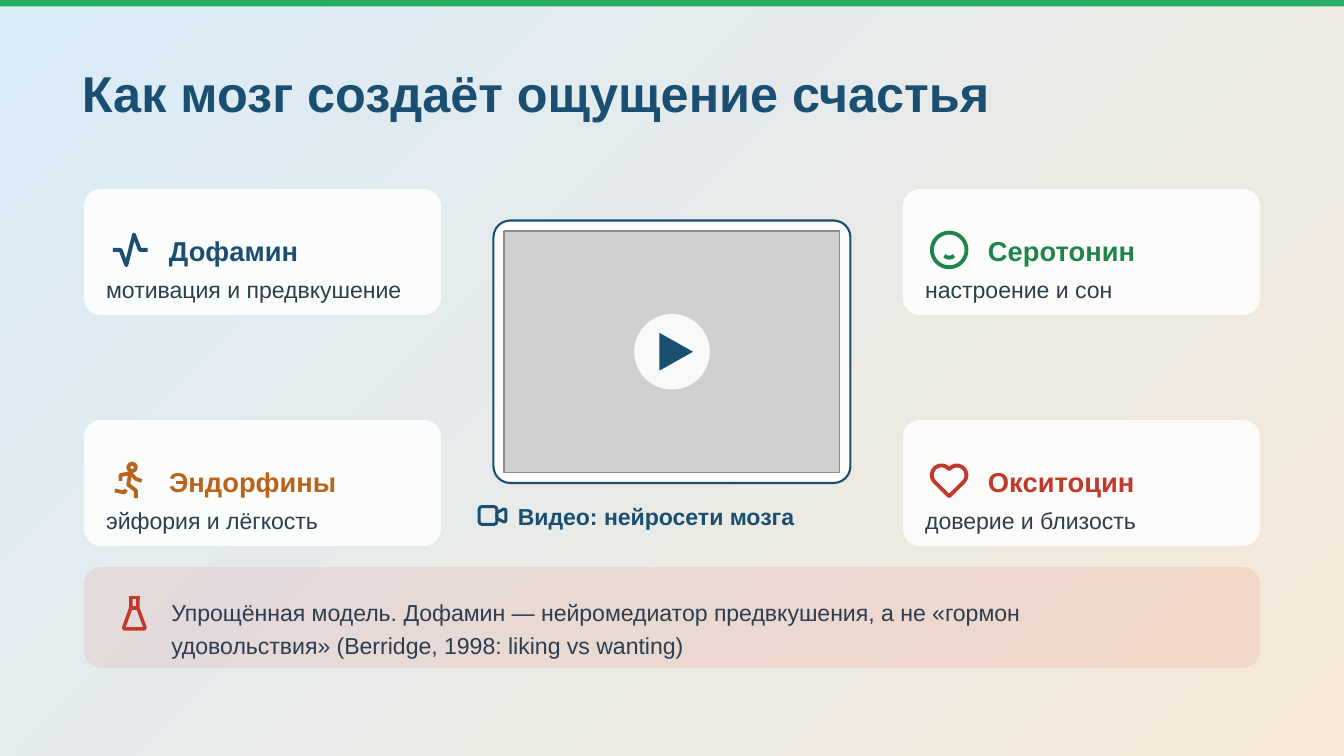
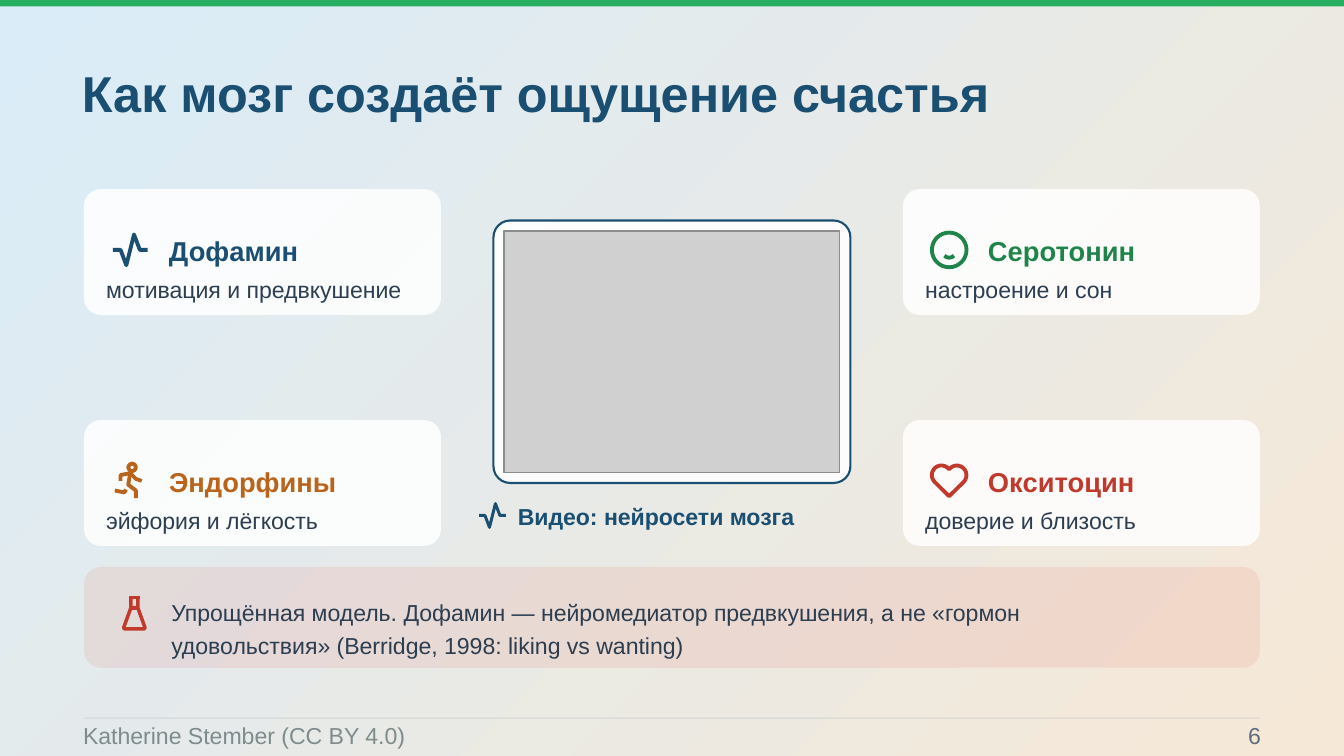
Before and after one commit to Pavel1778/Presentation-happy, a slide deck: slide 6 of .agents/projects/happiness_concept_ppt169_20261007/exports/happiness_concept_v5.pptx. Drawn at 1344x756 pixels with LibreOffice and Linux fonts; fonts in the diff are those of the drawing; grey boxes stand for pictures; background and template pictures are left out. Boxes give left, top, right and bottom in pixels: in the first picture for what was removed or moved away, otherwise in the second. Text is boxed around its words. In the diff, an @@ line names an element or a change of style, - is before the commit and + after.

```diff
--- a/.agents/projects/happiness_concept_ppt169_20261007/exports/happiness_concept_v5.pptx
+++ b/.agents/projects/happiness_concept_ppt169_20261007/exports/happiness_concept_v5.pptx
@@ ellipse removed at (x1=634, y1=314, x2=710, y2=389) @@
@@ freeform shape removed at (x1=659, y1=333, x2=693, y2=371) @@
@@ freeform shape resized from (x1=479, y1=507, x2=497, y2=525) to (x1=479, y1=504, x2=506, y2=528) @@
@@ freeform shape removed at (x1=497, y1=509, x2=506, y2=522) @@
@@ freeform shape added at (x1=84, y1=718, x2=1260, y2=719), outline #1F4E79 0.75 pt @@
@@ text added at (x1=83, y1=727, x2=405, y2=749), 16.5 pt, text #7F8C8D @@
+Katherine Stember (CC BY 4.0)
@@ text added at (x1=1248, y1=728, x2=1261, y2=744), 16.5 pt, text #5D6D7E @@
+6
```
Also in this commit, not shown: 14 other slides changed, 37 other files.
